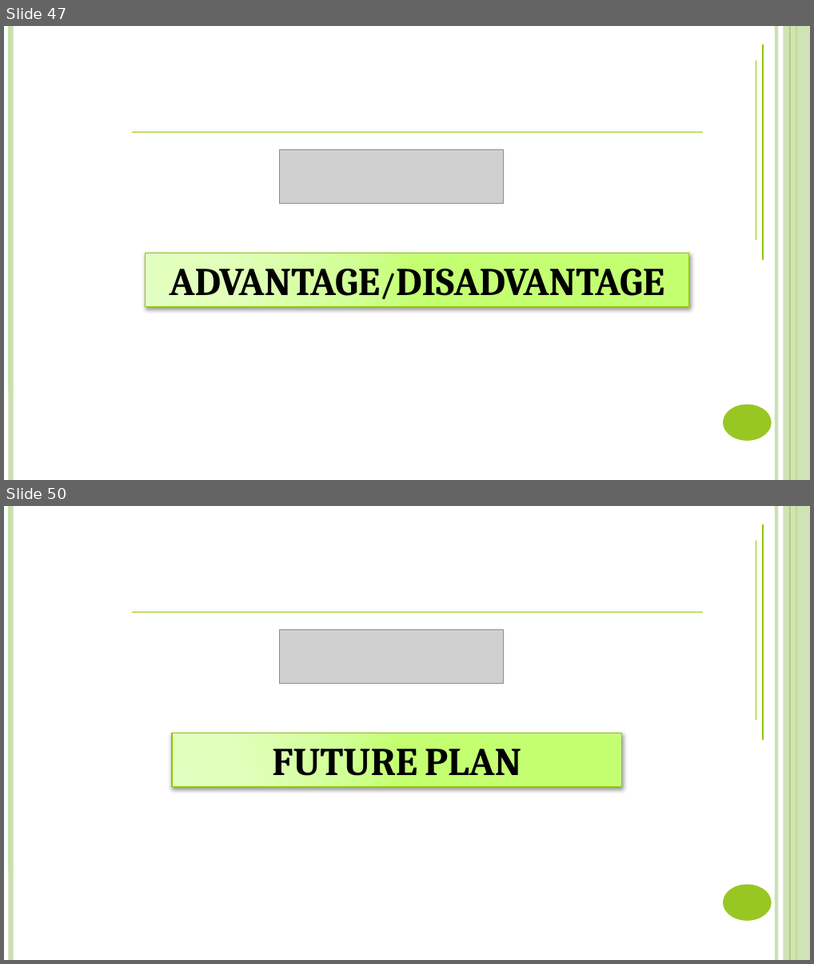
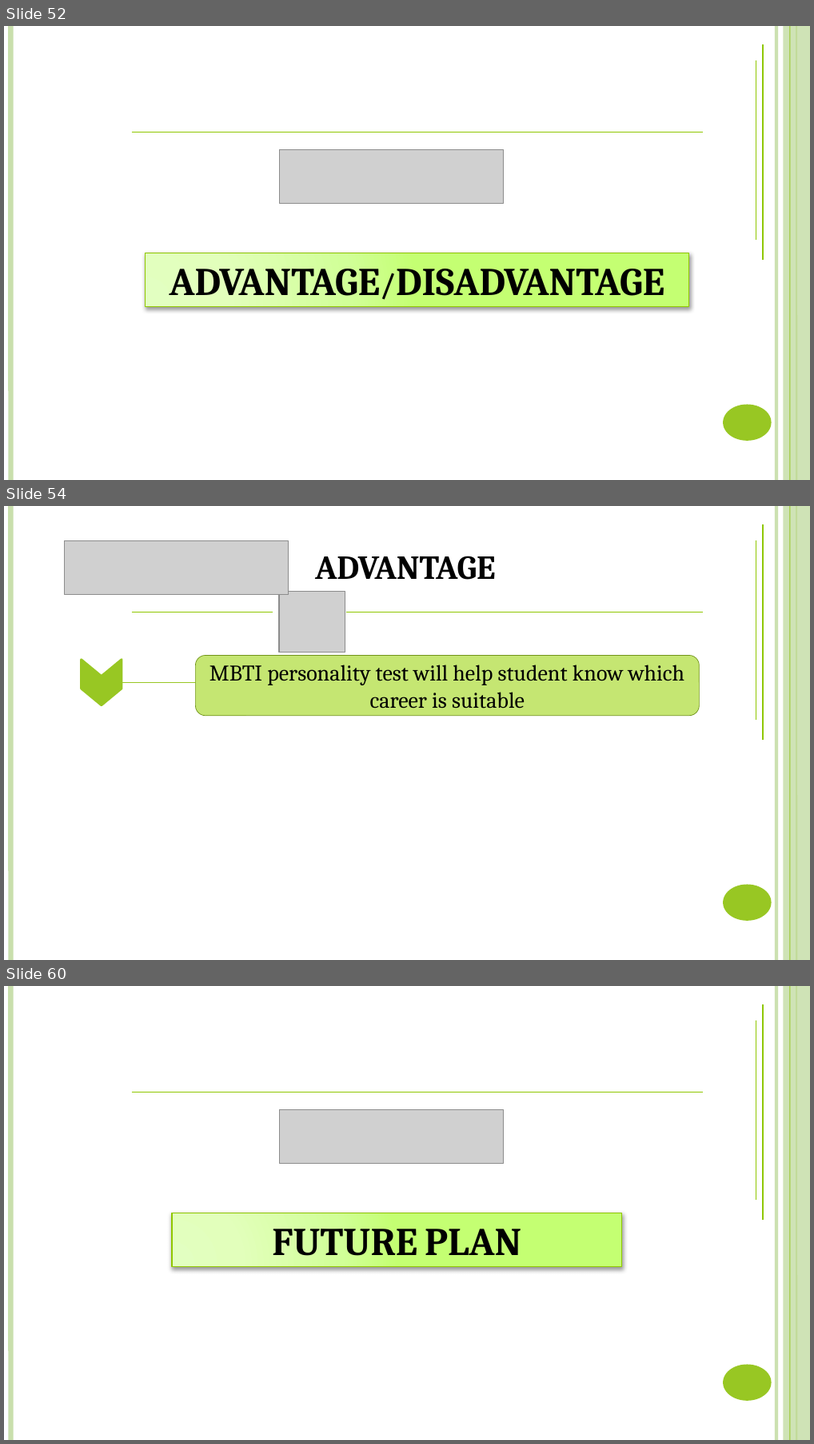
Before and after one commit to DanhLT2/Slide-Unistar, a slide deck: Slide-UniStar/UniStar.pptx. Shown one above the other, each under a label of ours: slides 47 and 50 before the commit, slides 52, 54 and 60 after it; the slides between them are not shown. The pictures are 814x964 and 814x1444 pixels, drawn with LibreOffice and Linux fonts; fonts in the diff are those of the drawing; grey boxes stand for pictures. Boxes give left, top, right and bottom in pixels: in the first picture for what was removed or moved away, otherwise in the second. Text is boxed around its words. In the diff, an @@ line names an element or a change of style, - is before the commit and + after.

```diff
--- a/Slide-UniStar/UniStar.pptx
+++ b/Slide-UniStar/UniStar.pptx
@@ slide 54 added at (4,506,810,960), background #FFFFFF; not listed: 6 template elements that a slide beside it also shows @@
@@ line added from (764, 740) to (764, 524), #8FC800 1 pt @@
@@ picture added at (65,540,289,595) @@
@@ line added from (756, 720) to (756, 540), #8FC800 1 pt @@
@@ text added at (315,556,496,580), 30 pt, text #000000, bold, small capitals @@
+ADVANTAGE
@@ picture added at (279,592,344,652) @@
@@ line added from (131, 612) to (273, 612), #8FC800 1 pt @@
@@ line added from (346, 612) to (703, 612), #8FC800 1 pt @@
@@ chevron added at (82,660,122,705), fill #98C723, outline #98C723 2 pt @@
@@ rounded rectangle added at (195,655,699,716), fill #C5E672, outline #70931A 0.5 pt, 20 pt, text #000000 @@
+MBTI personality test will help student know which career is suitable
@@ line added from (122, 683) to (202, 683), #98C723 1 pt @@
@@ what was slide 47 is now slide 52 @@
@@ what was slide 50 is now slide 60 @@
```
Also in this commit, not shown: 6 slides changed, 25 other slides added, 15 slides removed.
